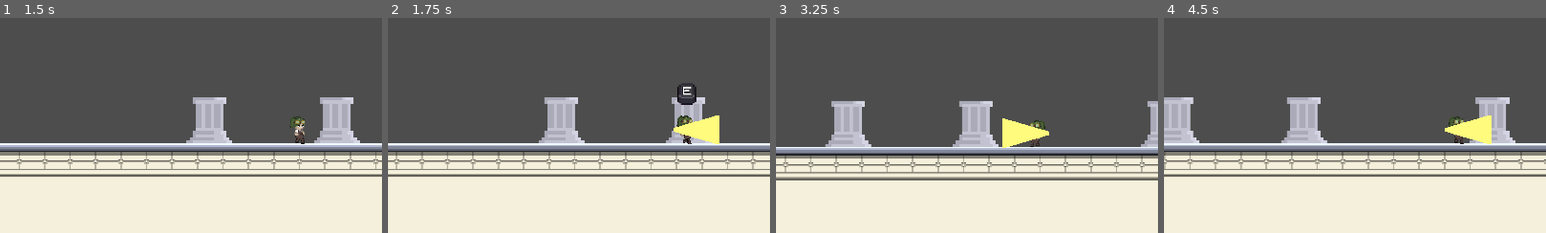
Above: before the commit, frames 1-4 (left to right).
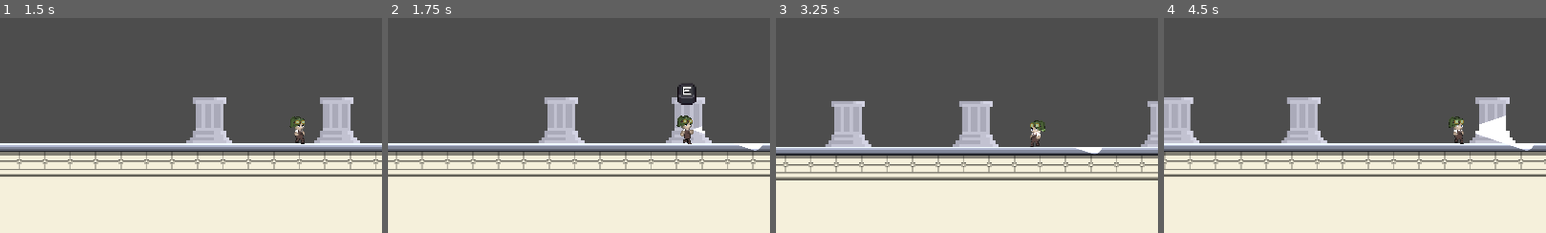
Above: after the commit, the same moments.

Repository: IES-Rafael-Alberti/GameOff2024KarambitStudios
Game: Godot game, scene res://Scenes/main_menu.tscn
The game is run twice, just before and just after one commit, with the same random seed, the same clock (stepped at 60 frames per second) and the same inputs.
Inputs (mouse positions are % of the whole screen's width and height, from its top left):
- Up to frame 1 (1.5 s): click "Play" at 0.5 s; move the mouse to (72, 45) at 1.27 s; hold D (Move_right) from 1.28 s (still down); tap Shift (Dash) at 1.35 s
- Up to frame 2 (1.75 s): keep holding D (Move_right); tap Space (Jump) at 1.52 s; right-click (72, 45) at 1.55 s
- Up to frame 3 (3.25 s): move the mouse to (30, 55) at 2.02 s; right-click (30, 55) at 2.1 s; tap Space (Jump) at 2.27 s; tap Shift (Dash) at 2.3 s; move the mouse to (60, 28) at 2.77 s; release D (Move_right) at 2.78 s; hold A (Move_left) from 2.78 s (still down); tap E (Action) at 2.85 s; right-click (60, 28) at 3.05 s
- Up to frame 4 (4.5 s): move the mouse to (45, 70) at 3.52 s; release A (Move_left) at 3.53 s; hold D (Move_right) from 3.53 s (still down); tap Shift (Dash) at 3.6 s; tap Space (Jump) at 3.77 s; move the mouse to (80, 65) at 4.27 s; right-click (80, 65) at 4.35 s
The pictures show only the part of the screen within x 14-64%, y 24-74%; the shares and areas given below are measured in that part.

Frame 1 is identical in both runs. In frame 2, 1.0% of the frame differs, in the area x 74-98%, y 45-62%; in frame 3, 1.1%; in frame 4, 1.6%, in the area x 73-97%, y 45-62%.

Commit message:
Fixeado ataque de linterna
Cambiado el sprite de la limterna y soluciona el problema del flip

Diff:
--- a/Scenes/player.tscn
+++ b/Scenes/player.tscn
@@ -8,7 +8,7 @@
 [ext_resource type="PackedScene" uid="uid://lrayftsh56ub" path="res://Scenes/pause_menu.tscn" id="4_umq10"]
 [ext_resource type="Texture2D" uid="uid://hhmsviha7ssk" path="res://Assets/Sprites/sprite_definitivo_idle_SIN_BORDES.png" id="5_ma1dh"]
 [ext_resource type="Texture2D" uid="uid://bnmbjys2gw2eg" path="res://Assets/Sprites/TeclasPixel.png" id="5_xfjvf"]
-[ext_resource type="Texture2D" uid="uid://0ushthgwo73n" path="res://Assets/Sprites/haz_de_luz.png" id="8_nsv0k"]
+[ext_resource type="Texture2D" uid="uid://b06rl63u1pwmi" path="res://Assets/Sprites/Cone.png" id="9_ronx7"]
 
 [sub_resource type="AtlasTexture" id="AtlasTexture_c78lf"]
 atlas = ExtResource("2_ygha8")
@@ -268,6 +268,11 @@
 "loop": false,
 "name": &"jump_up",
 "speed": 10.0
+}, {
+"frames": [],
+"loop": true,
+"name": &"new_animation",
+"speed": 5.0
 }, {
 "frames": [{
 "duration": 1.0,
@@ -478,7 +483,7 @@
 }
 
 [sub_resource type="RectangleShape2D" id="RectangleShape2D_f35rx"]
-size = Vector2(31.5, 26)
+size = Vector2(67, 43)
 
 [sub_resource type="RectangleShape2D" id="RectangleShape2D_a8xa3"]
 
@@ -488,8 +493,8 @@
 
 [node name="PlayerSprite" type="AnimatedSprite2D" parent="."]
 sprite_frames = SubResource("SpriteFrames_ek8rt")
-animation = &"attack_flashlight"
-frame_progress = 0.723689
+animation = &"idle"
+frame = 6
 
 [node name="ColisionPlayer" type="CollisionShape2D" parent="."]
 shape = SubResource("RectangleShape2D_8oxk7")
@@ -528,13 +533,15 @@
 position = Vector2(57, 2)
 
 [node name="AttackHitbox" type="CollisionShape2D" parent="flashAttack"]
-position = Vector2(10, 1)
+position = Vector2(-2.5, 0)
 shape = SubResource("RectangleShape2D_f35rx")
 
-[node name="AttackSprite" type="Sprite2D" parent="flashAttack"]
-position = Vector2(20, 0)
-scale = Vector2(0.418952, 0.29272)
-texture = ExtResource("8_nsv0k")
+[node name="AttackSprite" type="PointLight2D" parent="flashAttack"]
+position = Vector2(-37, 2)
+rotation = -1.5708
+scale = Vector2(0.284911, 0.18428)
+texture = ExtResource("9_ronx7")
+offset = Vector2(0, 256)
 
 [node name="meleeAttack" type="Area2D" parent="."]
 
--- a/Scripts/player.gd
+++ b/Scripts/player.gd
@@ -35,7 +35,8 @@
 @onready var timer = $AttackTime
 @onready var flash_attack: Area2D = $flashAttack
 @onready var attack_hitbox: CollisionShape2D = $flashAttack/AttackHitbox
-@onready var attack_sprite: Sprite2D = $flashAttack/AttackSprite
+@onready var attack_sprite = $flashAttack/AttackSprite
+
 
 #------------------ Funciones -----------------
 func _ready() -> void:
@@ -93,6 +94,10 @@
 
 		# Iniciar la duración del dash
 		_start_dash_duration()
+
+		var limits = get_viewport_rect().size * 0.5 - Vector2(128, 128) * 0.5
+		position.x = clamp(position.x, -limits.x, limits.x)
+		position.y = clamp(position.y, -limits.y, limits.y)
 
 	# Aplicar gravedad si no está en el suelo y no está en dash
 	if not is_on_floor() and not is_dashing:
@@ -138,7 +143,7 @@
 		attack_sprite.visible = true
 
 		# Calcula la dirección multiplicadora basado en si el personaje mira a la derecha o a la izquierda
-		var direction_multiplier = 1 if facing_right else -1
+		var direction_multiplier = 0.2 if facing_right else -0.2
 
 		# Posicionamos el ataque en relación con la posición actual del personaje
 		var attack_position = position + Vector2(ATTACK_DISTANCE * direction_multiplier, 0)
Binary file added: Assets/Sprites/Cone.png
Not shown, added: Assets/Sprites/Cone.png.import
Binary file added: Assets/Sprites/sprite_dash.png
Not shown, added: Assets/Sprites/sprite_dash.png.import
